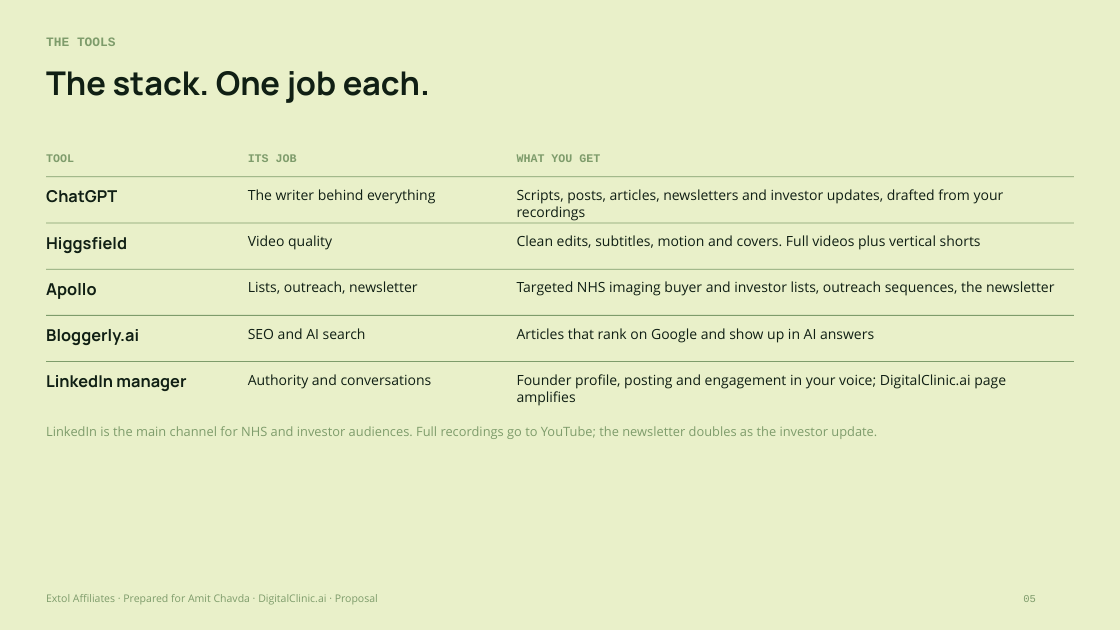
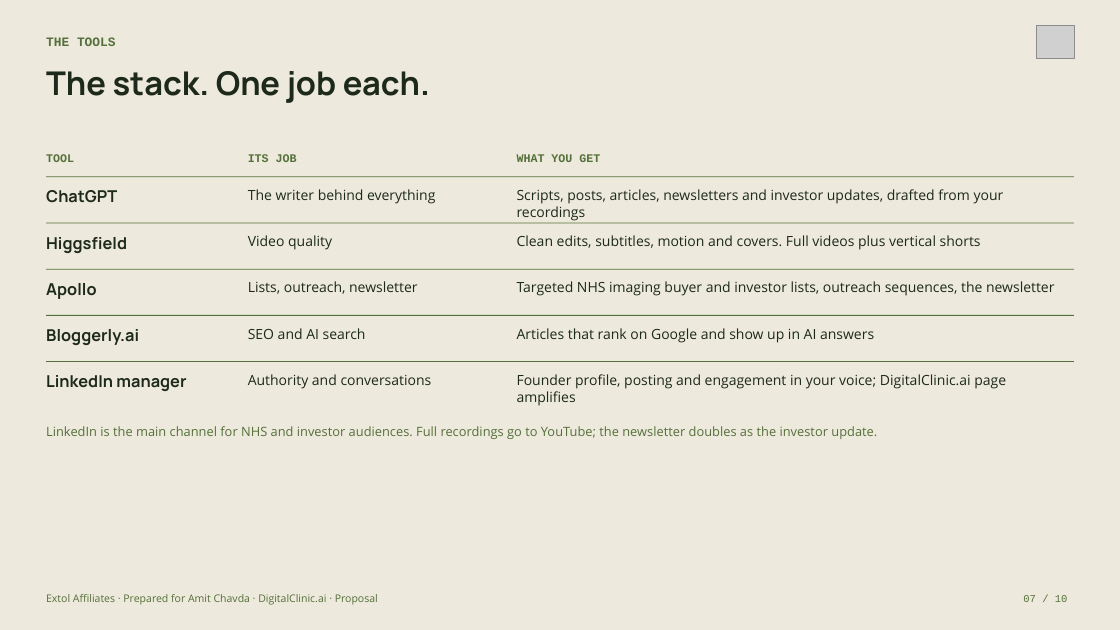
Before and after one commit to extolaffiliates/open-platform-site, a slide deck: slide 7 of presentations/amit-chavda/pptx/Amit_Chavda_x_Extol.pptx (slide 5 before the commit). Drawn at 1120x630 pixels with LibreOffice and Linux fonts; fonts in the diff are those of the drawing; grey boxes stand for pictures. Boxes give left, top, right and bottom in pixels: in the first picture for what was removed or moved away, otherwise in the second. Text is boxed around its words. In the diff, an @@ line names an element or a change of style, - is before the commit and + after.

```diff
--- a/presentations/amit-chavda/pptx/Amit_Chavda_x_Extol.pptx
+++ b/presentations/amit-chavda/pptx/Amit_Chavda_x_Extol.pptx
@@ background #E9F0C9 to #EDE9DC @@
@@ picture added at <box>1036,25,1075,59</box> @@
@@ fill #7E9C6B to #55703A in 5 elements at <box>46,176,1074,177</box>, <box>46,223,1074,223</box>, <box>46,269,1074,270</box>, <box>46,315,1074,316</box>, <box>46,361,1074,362</box> @@
@@ text colour #101F14 to #1D2A1B in 16 elements at <box>46,71,430,103</box>, <box>46,190,117,203</box>, <box>248,189,435,204</box>, <box>517,189,1004,221</box>, <box>46,237,127,253</box>, <box>248,235,332,250</box>, <box>517,235,981,250</box>, <box>46,283,96,299</box>, <box>248,281,417,294</box>, <box>517,281,1054,296</box>, <box>46,329,139,345</box>, <box>248,328,366,339</box>, <box>517,328,874,343</box>, <box>46,375,186,391</box>, <box>248,374,432,389</box>, <box>517,374,1006,406</box> @@
@@ text colour #7E9C6B to #55703A in 6 elements at <box>46,37,116,46</box>, <box>46,594,378,605</box>, <box>46,154,74,162</box>, <box>248,154,297,162</box>, <box>517,154,600,162</box>, <box>46,426,877,439</box> @@
@@ text at <box>1023,595,1068,602</box>: text changed; text colour #7E9C6B to #55703A @@
-05
+07 / 10
```
Also in this commit, not shown: 7 other slides changed, 2 slides added, 12 other files.
